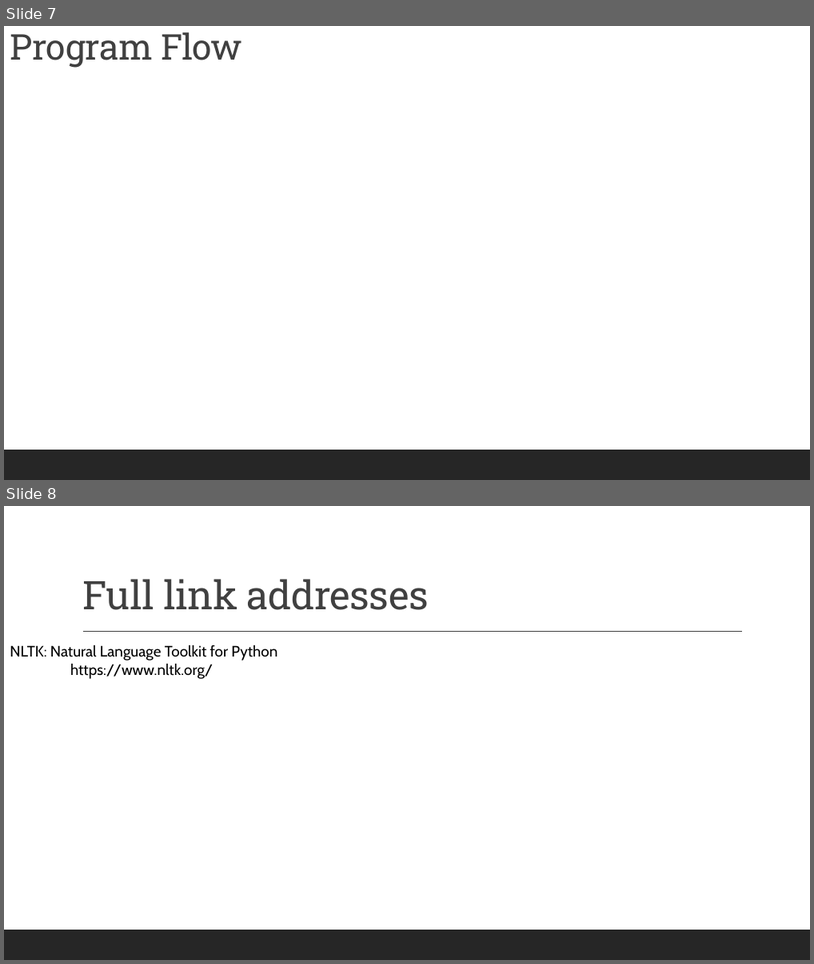
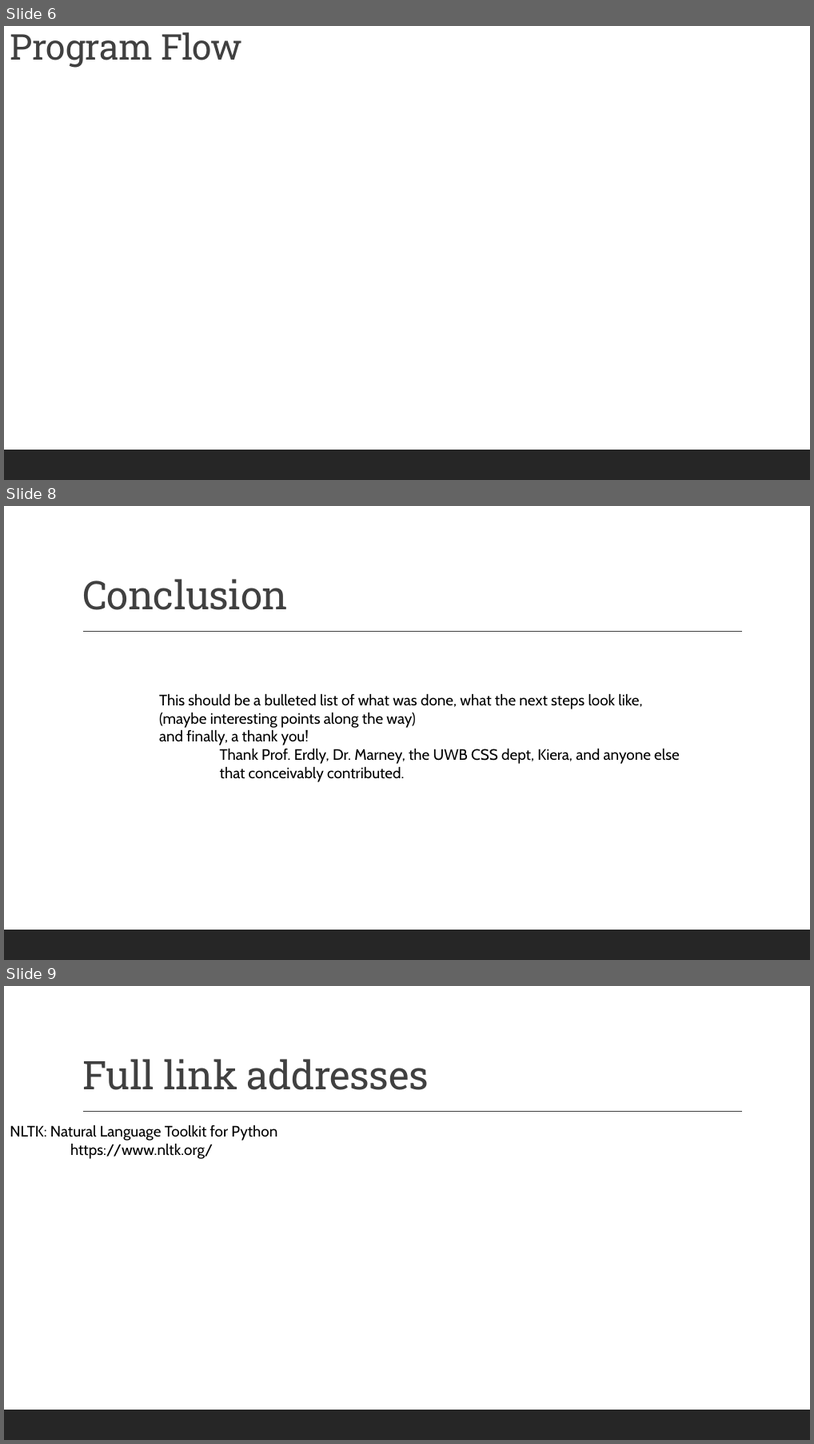
Before and after one commit to marneylc/ACME, a slide deck: presentaion_resources/Categorical Email Classification Tool.pptx. Shown one above the other, each under a label of ours: slides 7 and 8 before the commit, slides 6, 8 and 9 after it; the slides between them are not shown. The pictures are 814x964 and 814x1444 pixels, drawn with LibreOffice and Linux fonts; fonts in the diff are those of the drawing; background and template pictures are left out. Boxes give left, top, right and bottom in pixels: in the first picture for what was removed or moved away, otherwise in the second. Text is boxed around its words. In the diff, an @@ line names an element or a change of style, - is before the commit and + after.

```diff
--- a/presentaion_resources/Categorical Email Classification Tool.pptx
+++ b/presentaion_resources/Categorical Email Classification Tool.pptx
@@ slide 8 added at [4,506,810,960], background #FFFFFF; not listed: 2 template elements that a slide beside it also shows @@
@@ title added at [82,579,288,610], 47 pt, text #404040 @@
+Conclusion
@@ text added at [159,693,680,782], 18 pt, text #000000 @@
+This should be a bulleted list of what was done, what the next steps look like,
+(maybe interesting points along the way)
+and finally, a thank you!
+Thank Prof. Erdly, Dr. Marney, the UWB CSS dept, Kiera, and anyone else
+that conceivably contributed.
@@ what was slide 7 is now slide 6 @@
@@ what was slide 8 is now slide 9 @@
```
Also in this commit, not shown: 3 slides changed, 2 other slides added, 1 slide removed, 22 other files.
